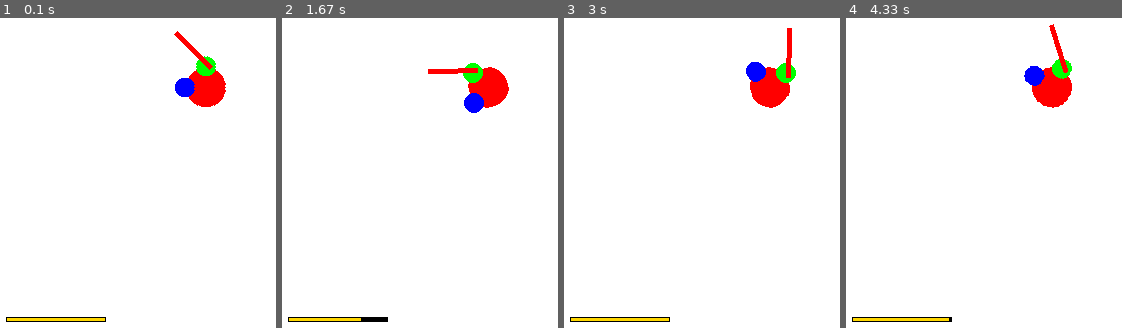
Above: before the commit, frames 1-4 (left to right).
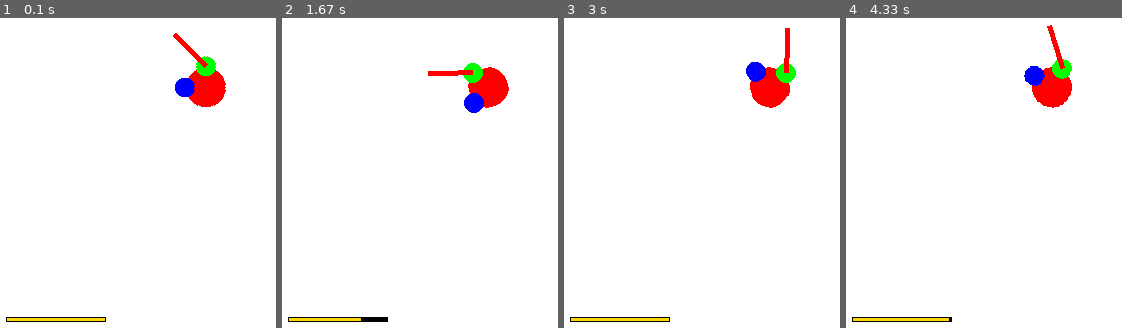
Above: after the commit, the same moments.

Repository: fjaviergb/Pygames-Hermanios
Game: pygame game, started from old/PruebaSuperPlayer.py
Two runs of this game, one before a commit and one after it. Both use one fixed random seed, a clock stepped at 60 frames per second and the inputs below.
Inputs (mouse positions are in pixels of both pictures, inside the frame that each line leads up to):
- Up to frame 1 (0.1 s): no input
- Up to frame 2 (1.67 s): hold Space 0.33-0.8 s; hold D 0.33-0.8 s; move the mouse to (469, 107) at 0.37 s; click (489, 120) at 0.88 s; hold Ctrl 1.17-1.63 s; hold D 1.17-1.63 s; click (367, 92) at 1.25 s
- Up to frame 3 (3 s): tap Shift at 1.67 s; hold D 2-2.47 s; tap Ctrl at 2.07, 2.37, 2.57, 2.9 s; click (outside the picture) at 2.08 s; hold W 2.5-2.8 s; click (828, 129) at 2.58 s; hold D from 2.83 s (still down); click (outside the picture) at 2.92 s
- Up to frame 4 (4.33 s): tap Ctrl at 3.2, 3.4, 3.7, 3.97, 4.3 s; release D at 3.3 s; hold A 3.33-3.87 s; click (873, 73) at 3.42 s; hold S 3.9-4.2 s; click (1058, 138) at 3.98 s; hold A from 4.23 s (still down); click (outside the picture) at 4.32 s

The runs differ from the first frame. In frame 1, 0.3% of the frame differs, in the area x 62-78%, y 4-17%; in frame 2, 0.2%; in frame 3, 0.2%; in frame 4, 0.2%.

Commit message:
Add variables py para arreglar hardcoded variables everywhere

Diff:
--- a/SuperPlayer.py
+++ b/SuperPlayer.py
@@ -3,6 +3,7 @@
 import numpy as np
 from otherplayer import otherbody
 from utils import is_swinging, sword_movement, sprite_collision
+import variables as vars
 
 
 ###########################################################
@@ -11,43 +12,13 @@
 class body(pg.sprite.Sprite):
     def __init__(self, xinit, yinit):
         super().__init__()
-
-        #####################################
-        # VARIABLES DE CARACTERIZACION
-        #####################################
-        self.half_screen_x = 250 # Posicion media del eje X
-        self.half_screen_y = 250 # Posicion media del eje Y
-        self.energy = 100  # Cantidad de energía
-        self.live = 5  # Cantidad de vida
-        self.dis_secure = 2  # Dis en dis_tic de seguridad para no entrar
-        self.dismax_tic = 8  # Dis maxima por tick en el dasheo
-        self.apt_sword = 3  # Angle per tick, de la espada. Empleado everywhere
-        self.dismax = 80  # Dis máxima que se realiza en el dasheo
-        self.energymax = 100  # Energía completa
-        self.ept_run = 2  # Energy per tic consumido al correr
-        self.ept_recover = 1  # Energy per tic recuperado
-        self.apt_sword_swinglimit = 30 # Este parámetro, junto a apt_sword,
-        # determina el angulo que alcanza al cargar. En sword_collision().
-        # Angulo que gira = 30 * 3 = 90
-        self.apt_sword_slashlimit = -20 # Este parámtro, junto a apt_sword.
-        # determina el ángulo que alcanza en el sentido contrario del swing.
-        # En sword_collision(). Angulo que gira = -20 * 3 = -60
-        self.apt_sword_clashlimit = 20 # Este parámtro, junto a apt_sword.
-        # determina el ángulo que alcanza en el sentido del swing, al colisionar..
-        # En sword_collision().
-        self.dash_cd = 5000 # Cooldown, en milisegundos, para el dash.
-
-        #####################################
-        # VARIABLES DE BODY
-        #####################################
-        self.radio = 20
+        self.radio = vars.BODY_RADIO
         self.x = xinit
         self.y = yinit
-        self.image = pg.Surface((50, 50))
-        pg.draw.circle(self.image, (RED), (25, 25), self.radio)
-        self.rect = self.image.get_rect(center=(self.half_screen_x, self.half_screen_y))
+        self.image = pg.Surface((vars.BODY_IMG_WIDTH, vars.BODY_IMG_HEIGHT))
+        pg.draw.circle(self.image, (RED), (int(vars.BODY_IMG_WIDTH / 2), int(vars.BODY_IMG_HEIGHT / 2)), self.radio)
+        self.rect = self.image.get_rect(center=(vars.HALF_SCREEN_X, vars.HALF_SCREEN_Y))
         self.mask = pg.mask.from_surface(self.image)
-        self.vel = 2
         self.image.set_colorkey(BLACK)
         self.image_orig = self.image
         self.movex = 0
@@ -88,7 +59,8 @@
         self.xorigdash = 0
         self.yorigdash = 0
         self.dash_timer = pg.time.get_ticks()
-
+        self.live = vars.LIVEINIT
+        self.energy = vars.ENERGYMAX
 
     ###########################################################
     # FUNCION RECEPCION DAÑO
@@ -138,15 +110,15 @@
     ###########################################################
     def dis_tic(self):
         """Avoids that the character might enter into objects."""
-        for i in range(self.dismax_tic):
+        for i in range(vars.DISMAX_TIC):
             ratio = (self.dashcount + i) / self.dis
             x = self.xorigdash + ratio * (self.xdash - self.xorigdash)
             y = self.yorigdash + ratio * (self.ydash - self.yorigdash)
-            self.rect = self.image.get_rect(center=(x - self.x + self.half_screen_x, y - self.y + self.half_screen_y))
+            self.rect = self.image.get_rect(center=(x - self.x + vars.HALF_SCREEN_X, y - self.y + vars.HALF_SCREEN_Y))
             block_hit_list_masked = sprite_collision(self, None, "col_sprites")
             if len(block_hit_list_masked) != 0:
                 self.dashCD = True
-                return i - self.dis_secure
+                return i - vars.DIS_SECURE
 
         return i
 
@@ -160,7 +132,7 @@
         for i in np.arange(1, 5, 0.5):
             #  TODO si el objeto es pequenno puede fallar.
             self.chargecount = counter - i
-            self.anglehit = angle - angle_grad + signo * (self.chargecount) * self.apt_sword
+            self.anglehit = angle - angle_grad + signo * (self.chargecount) * vars.APT_SWORD
             self.espada.image = pg.transform.rotate(
                 self.espada.image_orig, self.anglehit
             )
@@ -178,13 +150,13 @@
     # FUNCION COLISION CUERPO
     ###########################################################
     def body_collision(self, mult, signo, xorig, yorig, is_block_x: bool, is_block_y: bool):
-        for i in np.arange(0, mult * self.vel, 0.5):
+        for i in np.arange(0, mult * vars.VELOCITY, 0.5):
             if is_block_x:
                 self.x = xorig + i * signo
             elif is_block_y:
                 self.y = yorig + i * signo
             self.rect = self.image.get_rect(
-                center=(self.x - xorig + self.half_screen_x, self.y - yorig + self.half_screen_y)
+                center=(self.x - xorig + vars.HALF_SCREEN_X, self.y - yorig + vars.HALF_SCREEN_Y)
             )
             self.mask = pg.mask.from_surface(self.image)
 
@@ -246,8 +218,8 @@
         ######################################################################
         if keys[pg.K_SPACE] and not self.dashing and not self.dashCD:
             self.dashing = True
-            self.xdash = xcursor + self.x - self.half_screen_x
-            self.ydash = ycursor + self.y - self.half_screen_y
+            self.xdash = xcursor + self.x - vars.HALF_SCREEN_X
+            self.ydash = ycursor + self.y - vars.HALF_SCREEN_Y
             self.xorigdash = self.x
             self.yorigdash = self.y
             self.dis = math.sqrt(
@@ -258,7 +230,7 @@
             # Avanza 8 / dis por tic y lo hace 10 veces
             # y comprueba a cada 1 /dis comprueba si choca y de ser asi
             # el objeto queda a una distancia de 2/dis del choque.
-            if self.dashcount < self.dismax and self.dashcount < self.dis:
+            if self.dashcount < vars.DISMAX and self.dashcount < self.dis:
                 self.dashcount += self.dis_tic()
                 self.ratio = self.dashcount / self.dis
                 self.x = self.xorigdash + self.ratio * (self.xdash - self.xorigdash)
@@ -298,7 +270,7 @@
                     self.body_collision(1, 1, self.x, self.y, False, True)
 
             if self.dashCD:
-                if pg.time.get_ticks() - self.dash_timer > self.dash_cd:
+                if pg.time.get_ticks() - self.dash_timer > vars.DASH_CD:
                     self.dashcount = 0
                     self.dashCD = False
 
@@ -462,24 +434,21 @@
             sword_movement(self, "swingleft", 1, button[0], "slashleft", 180, "backleft", angle_grad, "clashleft")
 
         if keys[pg.K_LCTRL] and self.energy > 0:
-            self.energy -= self.ept_run
-        if self.energy < self.energymax:
-            self.energy += self.ept_recover
+            self.energy -= vars.EPT_RUN
+        if self.energy < vars.ENERGYMAX:
+            self.energy += vars.EPT_RECOVER
 
         self.image = pg.transform.rotate(self.image_orig, self.angle)
         self.image.set_colorkey(BLACK)
-        self.rect = self.image.get_rect(center=(self.half_screen_x, self.half_screen_y))
+        self.rect = self.image.get_rect(center=(vars.HALF_SCREEN_X, vars.HALF_SCREEN_Y))
         self.mask = pg.mask.from_surface(self.image)
 
     class Rhand(pg.sprite.Sprite):
         def __init__(self, xinit, yinit):
             super().__init__()
-            self.radio = 10
-            self.handspeed = 1
-            self.hitcount = 10
-            self.image = pg.Surface((50, 50))
+            self.image = pg.Surface((vars.HAND_IMG_WIDTH, vars.HAND_IMG_HEIGHT))
             self.image.set_colorkey(BLACK)
-            pg.draw.circle(self.image, (GREEN), (40, 10), self.radio)
+            pg.draw.circle(self.image, (GREEN), (vars.BODY_IMG_WIDTH - vars.HAND_RADIO, vars.HAND_RADIO), vars.HAND_RADIO)
             self.rect = self.image.get_rect(center=(xinit, yinit))
             self.image_orig = self.image
             self.mask = pg.mask.from_surface(self.image)
@@ -493,12 +462,9 @@
     class Lhand(pg.sprite.Sprite):
         def __init__(self, xinit, yinit):
             super().__init__()
-            self.radio = 10
-            self.handspeed = 1
-            self.hitcount = 10
-            self.image = pg.Surface((50, 50))
+            self.image = pg.Surface((vars.HAND_IMG_WIDTH, vars.HAND_IMG_HEIGHT))
             self.image.set_colorkey(BLACK)
-            pg.draw.circle(self.image, (BLUE), (10, 10), self.radio)
+            pg.draw.circle(self.image, (BLUE), (vars.HAND_RADIO, vars.HAND_RADIO), vars.HAND_RADIO)
             self.rect = self.image.get_rect(center=(xinit, yinit))
             self.image_orig = self.image
             self.mask = pg.mask.from_surface(self.image)
@@ -512,8 +478,8 @@
     class sword(pg.sprite.Sprite):
         def __init__(self, xinit, yinit):
             super().__init__()
-            self.image = pg.Surface((50, 120))
-            pg.draw.rect(self.image, RED, (40, 0, 5, 50))
+            self.image = pg.Surface((vars.SWORD_IMG_WIDTH, vars.SWORD_IMG_HEIGHT))
+            pg.draw.rect(self.image, RED, (vars.BODY_IMG_WIDTH - vars.HAND_RADIO - int(vars.SWORD_WIDTH / 2), int(vars.SWORD_IMG_HEIGHT / 2) - (vars.SWORD_HEIGHT + int(vars.BODY_IMG_HEIGHT / 2) - vars.HAND_RADIO), vars.SWORD_WIDTH, vars.SWORD_HEIGHT))
             self.rect = self.image.get_rect(center=(xinit, yinit))
             self.image.set_colorkey(BLACK)
             self.image_orig = self.image
@@ -521,7 +487,7 @@
 
         def update(self, player):
             if player.blocking:
-                self.image2 = pg.Surface((120, 50))
+                self.image2 = pg.Surface((120, 50))  # TODO: still hardcoded
                 pg.draw.rect(self.image2, RED, (30, 0, 50, 5))
                 self.image2_orig = self.image2
                 self.image = pg.transform.rotate(self.image2_orig, player.angle)
@@ -538,26 +504,26 @@
     class livebar(pg.sprite.Sprite):
         def __init__(self):
             super().__init__()
-            self.image = pg.Surface((100, 5))
-            pg.draw.rect(self.image, RED, (0, 0, 100, 5))
-            self.rect = self.image.get_rect(topleft=(50, 490))
+            self.image = pg.Surface((vars.LIVEBAR_WIDTH, vars.LIVEBAR_HEIGHT))
+            pg.draw.rect(self.image, RED, (0, 0, vars.LIVEBAR_WIDTH, vars.LIVEBAR_HEIGHT))
+            self.rect = self.image.get_rect(topleft=(vars.LIVEBAR_TOPLEFT_X, vars.LIVEBAR_TOPLEFT_Y))
 
         def update(self, player):
-            pg.draw.rect(self.image, RED, (0, 0, 100, 5))
-            pg.draw.rect(self.image, GREEN, (0, 0, player.live / 5 * 100, 5))
-            self.rect = self.image.get_rect(topleft=(50, 490))
+            pg.draw.rect(self.image, RED, (0, 0, vars.LIVEBAR_WIDTH, vars.LIVEBAR_HEIGHT))
+            pg.draw.rect(self.image, GREEN, (0, 0, player.live / vars.LIVEINIT * vars.LIVEBAR_WIDTH, vars.LIVEBAR_HEIGHT))
+            self.rect = self.image.get_rect(topleft=(vars.LIVEBAR_TOPLEFT_X, vars.LIVEBAR_TOPLEFT_Y))
 
     class energybar(pg.sprite.Sprite):
         def __init__(self):
             super().__init__()
-            self.image = pg.Surface((100, 5))
-            pg.draw.rect(self.image, GOLD, (1, 1, 98, 3))
-            self.rect = self.image.get_rect(topleft=(50, 490))
+            self.image = pg.Surface((vars.ENERGYBAR_WIDTH, vars.ENERGYBAR_HEIGHT))
+            pg.draw.rect(self.image, GOLD, (1, 1, vars.ENERGYBAR_WIDTH - vars.ENERGYBAR_BLACK_BORDER, vars.ENERGYBAR_HEIGHT - vars.ENERGYBAR_BLACK_BORDER))
+            self.rect = self.image.get_rect(topleft=(vars.ENERGYBAR_TOPLEFT_X, vars.ENERGYBAR_TOPLEFT_Y))
 
         def update(self, player):
-            pg.draw.rect(self.image, BLACK, (0, 0, 100, 5))
-            pg.draw.rect(self.image, GOLD, (1, 1, player.energy / 100 * 98, 3))
-            self.rect = self.image.get_rect(topleft=(50, 480))
+            pg.draw.rect(self.image, BLACK, (0, 0, vars.ENERGYBAR_WIDTH, vars.ENERGYBAR_HEIGHT))
+            pg.draw.rect(self.image, GOLD, (1, 1, player.energy / vars.ENERGYMAX * (vars.ENERGYBAR_WIDTH - vars.ENERGYBAR_BLACK_BORDER), vars.ENERGYBAR_HEIGHT - vars.ENERGYBAR_BLACK_BORDER))
+            self.rect = self.image.get_rect(topleft=(vars.ENERGYBAR_TOPLEFT_X, vars.ENERGYBAR_TOPLEFT_Y))
 
 
 CBASE = (255, 255, 255)
--- a/client.py
+++ b/client.py
@@ -4,10 +4,9 @@
 from otherplayer import otherbody
 import otherenvironment as env
 from random import randrange
+from variables import *
 
-width = 500
-height = 500
-win = pg.display.set_mode((width, height))
+win = pg.display.set_mode((WIDTH, HEIGHT))
 pg.display.set_caption("Client")
 
 
--- a/client_environment.py
+++ b/client_environment.py
@@ -1,10 +1,9 @@
 import pygame as pg
 from network import Network
 import environment
+from variables import *
 
-width = 500
-height = 500
-win = pg.display.set_mode((width, height))
+win = pg.display.set_mode((WIDTH, HEIGHT))
 pg.display.set_caption("Client")
 
 
--- a/utils.py
+++ b/utils.py
@@ -1,36 +1,36 @@
 import pygame as pg
+from variables import *
 
 def is_swinging(self):
     return self.swingleft or self.swingright or self.slashleft or self.slashright or self.backleft or self.backright
 
-
 def sword_movement(self, swing, angle_hit_orientation, button_click, slash, quadrant_angle, back, angle_grad, clash):
     if getattr(self, swing):
-        if self.chargecount <= self.apt_sword_swinglimit:
-            self.anglehit = self.angle + self.chargecount * angle_hit_orientation * self.apt_sword
+        if self.chargecount <= APT_SWORD_SWINGLIMIT:
+            self.anglehit = self.angle + self.chargecount * angle_hit_orientation * APT_SWORD
             self.chargecount += 1
         if button_click == 0:
             self.countlimit = self.chargecount
             setattr(self, slash, True)
             setattr(self, swing, False)
         else:
-            self.anglehit = self.angle + self.chargecount * angle_hit_orientation * self.apt_sword
+            self.anglehit = self.angle + self.chargecount * angle_hit_orientation * APT_SWORD
     elif getattr(self, slash) and not getattr(self, swing) and not getattr(self, back):
-        if self.chargecount >= self.countlimit * self.apt_sword_slashlimit / self.apt_sword_swinglimit:
+        if self.chargecount >= self.countlimit * APT_SWORD_SLASHLIMIT / APT_SWORD_SWINGLIMIT:
             self.sword_collision(angle_grad, angle_hit_orientation, quadrant_angle, self.chargecount)
         else:
             setattr(self, slash, False)
             setattr(self, back, True)
     elif getattr(self, back):
         if self.chargecount <= 1:
-            self.anglehit = self.angle + self.chargecount * angle_hit_orientation * self.apt_sword
+            self.anglehit = self.angle + self.chargecount * angle_hit_orientation * APT_SWORD
             self.chargecount += 1
         else:
             setattr(self, back, False)
             self.chargecount = 1
     elif getattr(self, clash):
-        if self.chargecount <= self.clash_count + self.apt_sword_clashlimit:
-            self.anglehit = self.angle + self.chargecount * angle_hit_orientation * self.apt_sword
+        if self.chargecount <= self.clash_count + APT_SWORD_CLASHLIMIT:
+            self.anglehit = self.angle + self.chargecount * angle_hit_orientation * APT_SWORD
             self.chargecount += 1
         else:
             self.clash_count = 0
--- /dev/null
+++ b/variables.py
@@ -0,0 +1,50 @@
+#####################################
+# VARIABLES DE CARACTERIZACION
+#####################################
+WIDTH = 500
+HEIGHT = 500
+HALF_SCREEN_X = WIDTH / 2  # Posicion media del eje X
+HALF_SCREEN_Y = HEIGHT / 2 # Posicion media del eje Y
+LIVEINIT = 10  # Cantidad de vida
+DIS_SECURE = 2  # Dis en dis_tic de seguridad para no entrar
+DISMAX_TIC = 8  # Dis maxima por tick en el dasheo
+APT_SWORD = 3  # Angle per tick, de la espada. Empleado everywhere
+DISMAX = 80  # Dis máxima que se realiza en el dasheo
+ENERGYMAX = 100  # Energía completa
+EPT_RUN = 2  # Energy per tic consumido al correr
+EPT_RECOVER = 1  # Energy per tic recuperado
+APT_SWORD_SWINGLIMIT = 30  # Este parámetro, junto a apt_sword,
+# determina el angulo que alcanza al cargar. En sword_collision().
+# Angulo que gira = 30 * 3 = 90
+APT_SWORD_SLASHLIMIT = -20  # Este parámtro, junto a apt_sword.
+# determina el ángulo que alcanza en el sentido contrario del swing.
+# En sword_collision(). Angulo que gira = -20 * 3 = -60
+APT_SWORD_CLASHLIMIT = 20  # Este parámtro, junto a apt_sword.
+# determina el ángulo que alcanza en el sentido del swing, al colisionar..
+# En sword_collision().
+DASH_CD = 5000  # Cooldown, en milisegundos, para el dash.
+VELOCITY = 2
+
+BODY_RADIO = 20
+BODY_IMG_WIDTH = 50
+BODY_IMG_HEIGHT = 50
+
+HAND_RADIO = 10
+HAND_IMG_WIDTH = 50
+HAND_IMG_HEIGHT = 50
+
+SWORD_WIDTH = 5
+SWORD_HEIGHT = 50
+SWORD_IMG_WIDTH = 50
+SWORD_IMG_HEIGHT = 120
+
+LIVEBAR_WIDTH = 100
+LIVEBAR_HEIGHT = 5
+LIVEBAR_TOPLEFT_X = 50
+LIVEBAR_TOPLEFT_Y = 490
+
+ENERGYBAR_WIDTH = 100
+ENERGYBAR_HEIGHT = 5
+ENERGYBAR_TOPLEFT_X = 50
+ENERGYBAR_TOPLEFT_Y =  480
+ENERGYBAR_BLACK_BORDER = 2 # Indica el pixel que actua de borde negro
